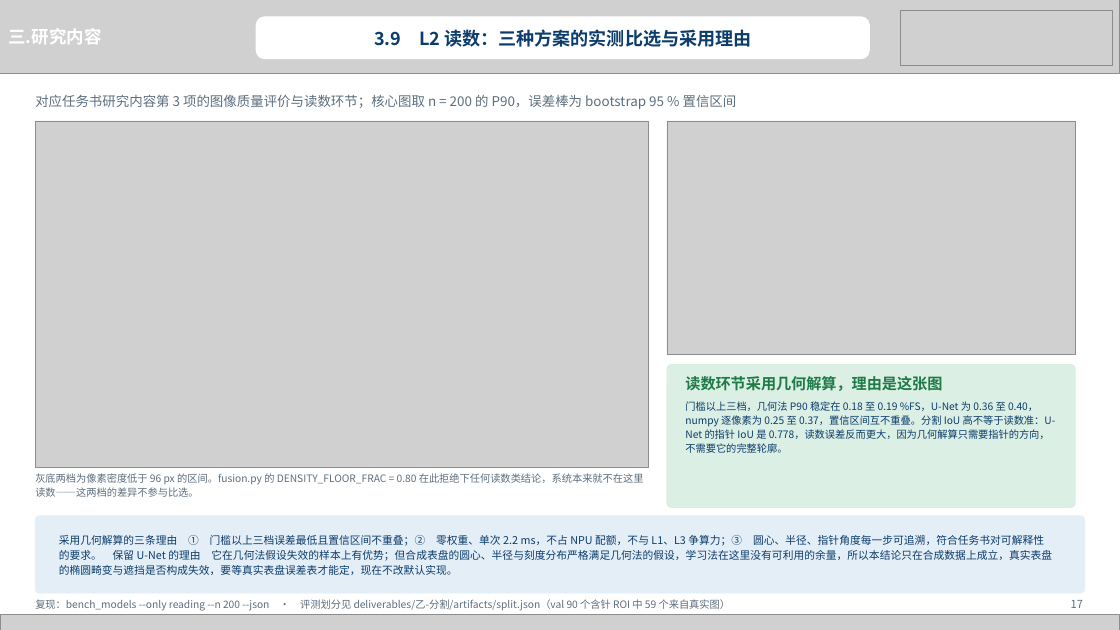
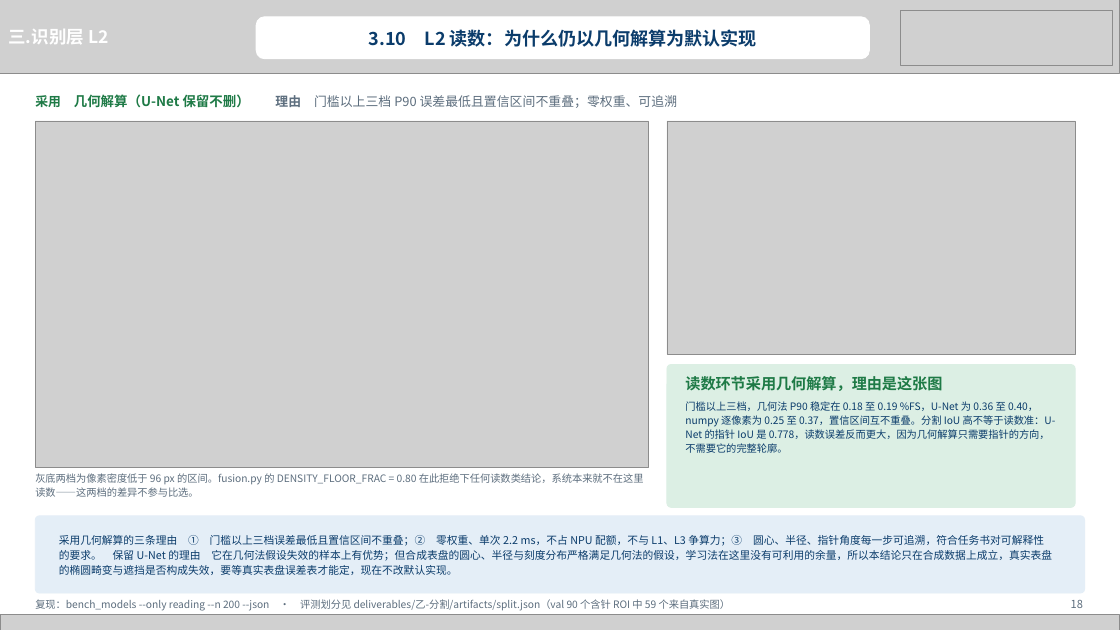
Before and after one commit to heizitalk666/2026summer, a slide deck: slide 18 of deliverables/中期答辩.pptx (slide 17 before the commit). Drawn at 1120x630 pixels with LibreOffice and Linux fonts; fonts in the diff are those of the drawing; grey boxes stand for pictures. Boxes give left, top, right and bottom in pixels: in the first picture for what was removed or moved away, otherwise in the second. Text is boxed around its words. In the diff, an @@ line names an element or a change of style, - is before the commit and + after.

```diff
--- a/deliverables/中期答辩.pptx
+++ b/deliverables/中期答辩.pptx
@@ text at (8, 29, 108, 44): text changed @@
-三.研究内容
+三.识别层 L2
@@ text at (369, 29, 757, 47): text changed @@
-3.9 L2 读数：三种方案的实测比选与采用理由
+3.10 L2 读数：为什么仍以几何解算为默认实现
@@ text at (35, 94, 677, 108): text changed; size 11.5 to 11 pt @@
-对应任务书研究内容第 3 项的图像质量评价与读数环节；核心图取 n = 200 的 P90，误差棒为 bootstrap 95 % 置信区间
+采用 几何解算（U-Net 保留不删） 理由 门槛以上三档 P90 误差最低且置信区间不重叠；零权重、可追溯
@@ text at (1071, 600, 1083, 608): text changed @@
-17
+18
```
Also in this commit, not shown: 17 other slides changed, 1 slide added, 4 other files.
